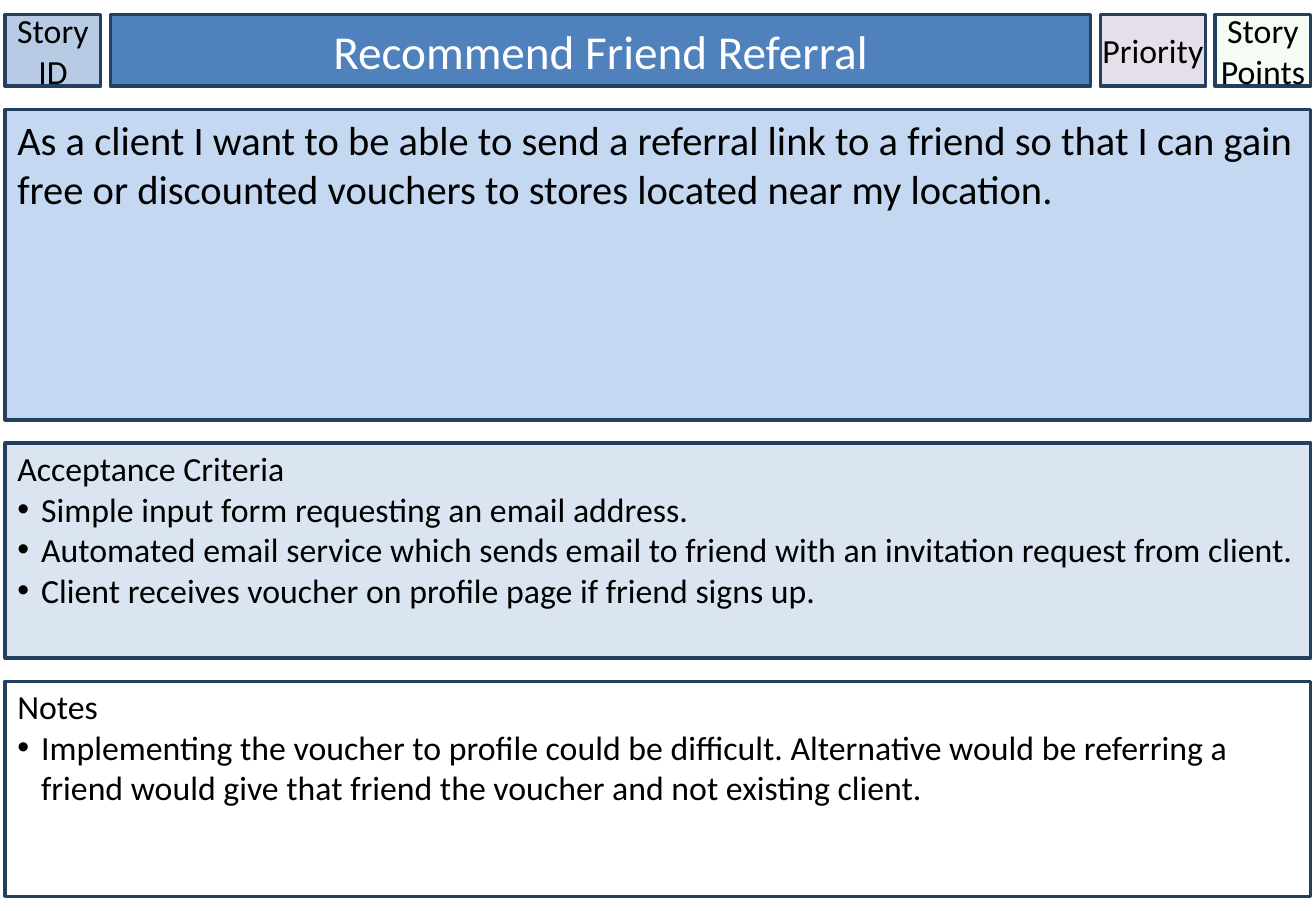
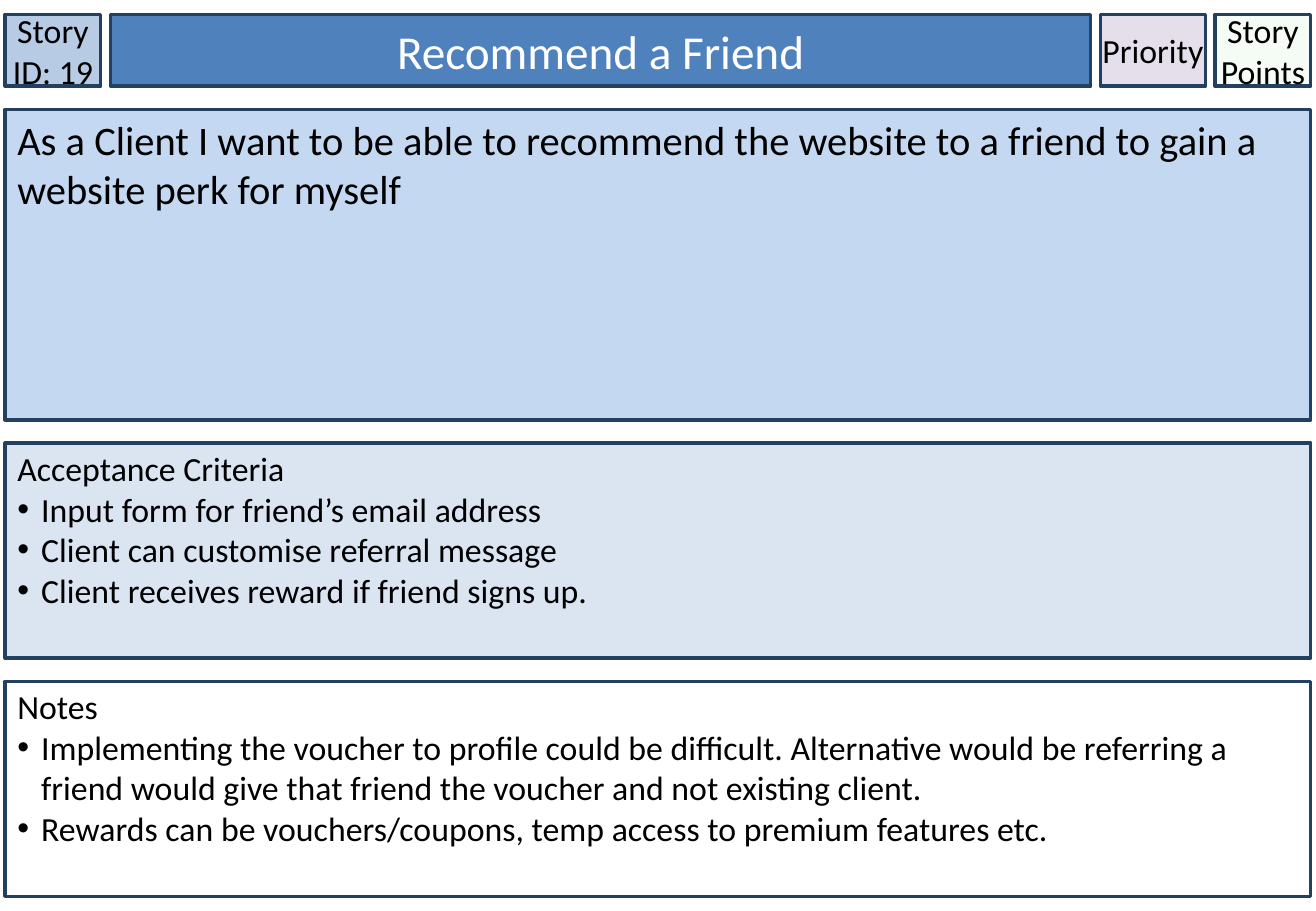
Before and after one commit to lowejosh/Django-landmarks, a slide deck: slide 20 of Story Cards.pptx (slide 5 before the commit). Drawn at 1316x911 pixels with LibreOffice and Linux fonts; fonts in the diff are those of the drawing. Boxes give left, top, right and bottom in pixels: in the first picture for what was removed or moved away, otherwise in the second. Text is boxed around its words. In the diff, an @@ line names an element or a change of style, - is before the commit and + after.

```diff
--- a/Story Cards.pptx
+++ b/Story Cards.pptx
@@ text in rectangle at [13,15,93,92]: text changed @@
-Story ID
+Story ID: 19
@@ text in rectangle at [397,36,804,70]: text changed @@
-Recommend Friend Referral
+Recommend a Friend
@@ text in rectangle at [17,127,1256,211]: text changed @@
-As a client I want to be able to send a referral link to a friend so that I can gain free or discounted vouchers to stores located near my location.
+As a Client I want to be able to recommend the website to a friend to gain a website perk for myself
@@ text in rectangle at [41,498,587,609]: text changed @@
-• Simple input form requesting an email address.
-• Automated email service which sends email to friend with an invitation request from client.
-• Client receives voucher on profile page if friend signs up.
+• Input form for friend’s email address
+• Client can customise referral message
+• Client receives reward if friend signs up.
@@ text in rectangle at [41,817,1047,847]: paragraph added @@
+• Rewards can be vouchers/coupons, temp access to premium features etc.
```
Also in this commit, not shown: 31 other slides changed, 2 slides added, 1 slide removed, 1 other file.
